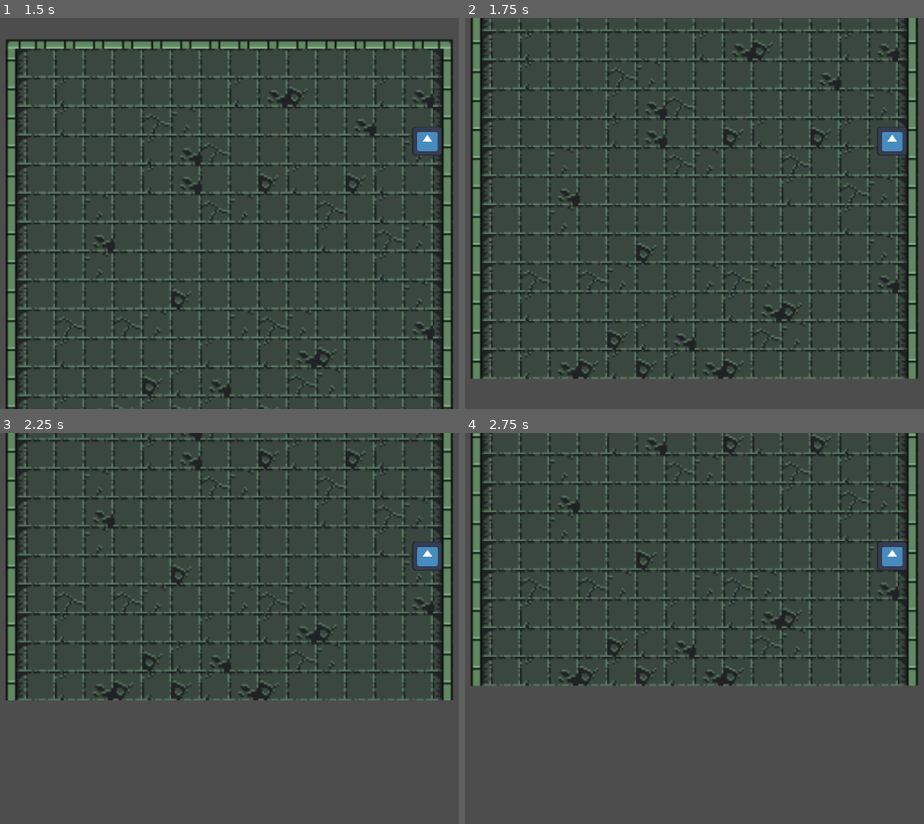
Above: before the commit, frames 1-4 (two rows, left to right).
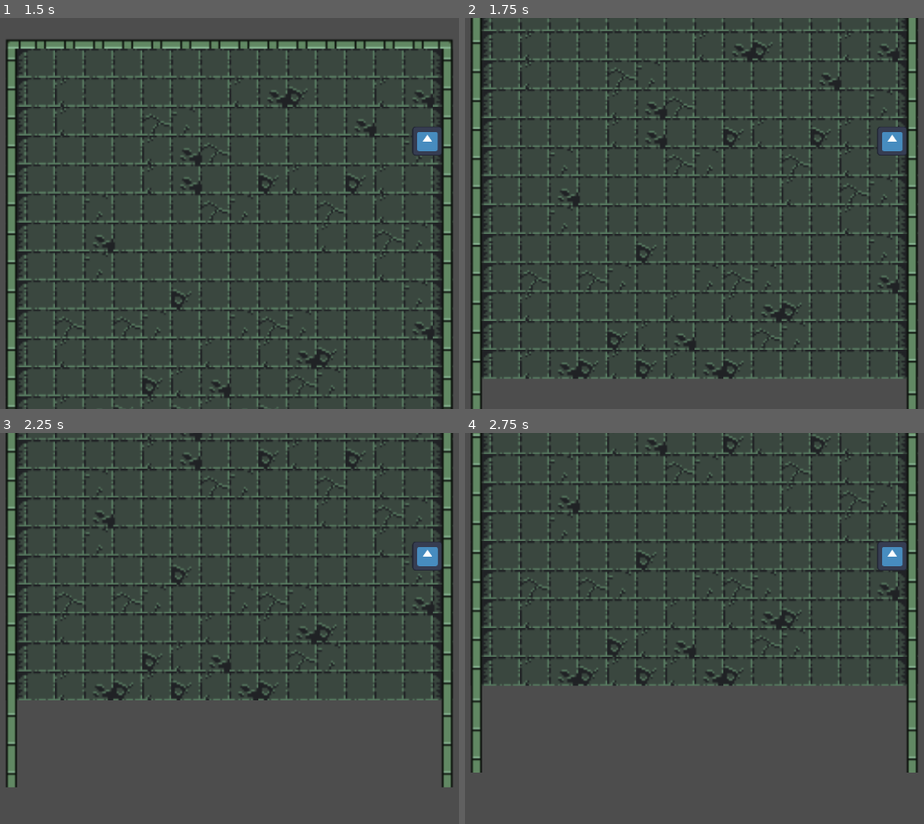
Above: after the commit, the same moments.

Repository: oliver6312/thebigone
Game: Godot game, scene res://node_2d.tscn
The game is run twice, just before and just after one commit, with the same random seed, the same clock (stepped at 60 frames per second) and the same inputs. The engine's default icon, where the game draws it, is replaced by a stand-in: a white triangle on a blue panel in a dark square.
Inputs:
- Up to frame 1 (1.5 s): tap Enter at 0.5 s; hold Right (ui_right) 0.53-1.28 s; tap Space at 1.25 s; hold Down (ui_down) from 1.28 s (still down)
- Up to frame 2 (1.75 s): keep holding Down (ui_down)
- Up to frame 3 (2.25 s): release Down (ui_down) at 2.03 s; hold Right (ui_right) from 2.03 s (still down)
- Up to frame 4 (2.75 s): keep holding Right (ui_right)

Frame 1 is identical in both runs. In frame 2, 0.4% of the frame differs, in the area x 1-99%, y 92-100%; in frame 3, 1.0%, in the area x 1-99%, y 68-91%; in frame 4, 1.0%.

Commit message:
extend map

Diff:
--- a/node_2d.tscn
+++ b/node_2d.tscn
@@ -289,5 +289,5 @@
 limit_right = 108
 
 [node name="TileMapLayer" type="TileMapLayer" parent="."]
-tile_map_data = PackedByteArray("AAACAP7/AQAAAAEAAADz//7/AQA …(607 unchanged characters)… ACAAAAAAD1//z/AQACAAAAAAD0//z/AQACAAAAAAA=")
+tile_map_data = PackedByteArray("AAACAP7/AQAAAAEAAADz//7/AQA …(607 unchanged characters)… ACAAAAAAD1//z/AQACAAAAAAD0//z/AQACAAAAAADz/woAAQAAAAMAAADz/wsAAQAAAAMAAADz/wwAAQAAAAMAAAACAAoAAQAAAAMAAAACAAsAAQAAAAMAAAACAAwAAQAAAAMAAAA=")
 tile_set = SubResource("TileSet_kdubu")
